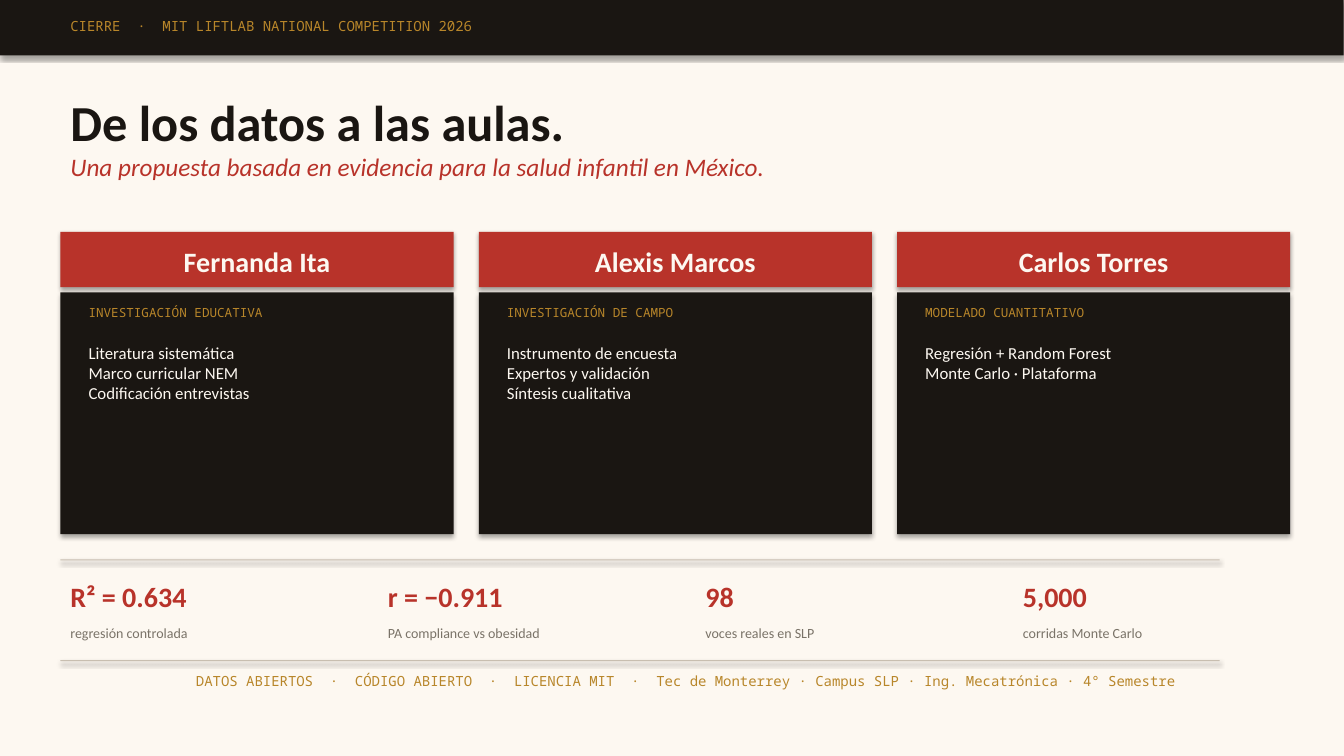
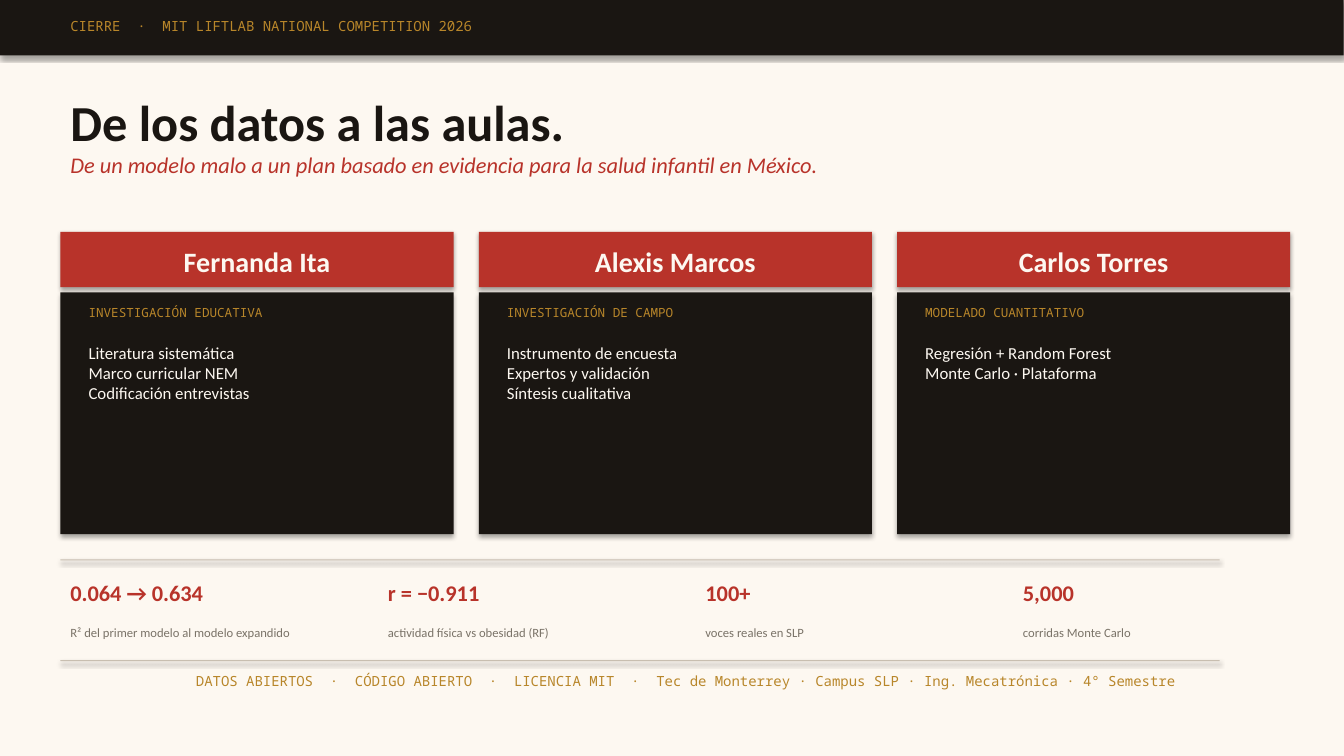
Before and after one commit to torrescarlos021/mit-liftlab-2026, a slide deck: slide 16 of mit-liftlab-2026/MIT_LiftLab_2026_Storytelling.pptx. Drawn at 1344x756 pixels with LibreOffice and Linux fonts; fonts in the diff are those of the drawing. Boxes give left, top, right and bottom in pixels: in the first picture for what was removed or moved away, otherwise in the second. Text is boxed around its words. In the diff, an @@ line names an element or a change of style, - is before the commit and + after.

```diff
--- a/mit-liftlab-2026/MIT_LiftLab_2026_Storytelling.pptx
+++ b/mit-liftlab-2026/MIT_LiftLab_2026_Storytelling.pptx
@@ text at (x1=70, y1=157, x2=817, y2=177): text changed; size 18 to 16 pt @@
-Una propuesta basada en evidencia para la salud infantil en México.
+De un modelo malo a un plan basado en evidencia para la salud infantil en México.
@@ text at (x1=70, y1=585, x2=203, y2=601): text changed; size 20 to 16 pt @@
-R² = 0.634
+0.064 → 0.634
@@ text "r = −0.911" at (x1=388, y1=586, x2=479, y2=601): size 20 to 16 pt @@
@@ text at (x1=705, y1=586, x2=750, y2=601): text changed; size 20 to 16 pt @@
-98
+100+
@@ text "5,000" at (x1=1023, y1=586, x2=1074, y2=604): size 20 to 16 pt @@
@@ text at (x1=70, y1=627, x2=290, y2=639): text changed; size 10 to 9 pt @@
-regresión controlada
+R² del primer modelo al modelo expandido
@@ text at (x1=388, y1=628, x2=549, y2=639): text changed; size 10 to 9 pt @@
-PA compliance vs obesidad
+actividad física vs obesidad (RF)
@@ text "voces reales en SLP" at (x1=705, y1=628, x2=804, y2=637): size 10 to 9 pt @@
@@ text "corridas Monte Carlo" at (x1=1023, y1=628, x2=1131, y2=637): size 10 to 9 pt @@
```
Also in this commit, not shown: 6 other slides changed, 3 slides added, 3 slides removed, 1 other file.
